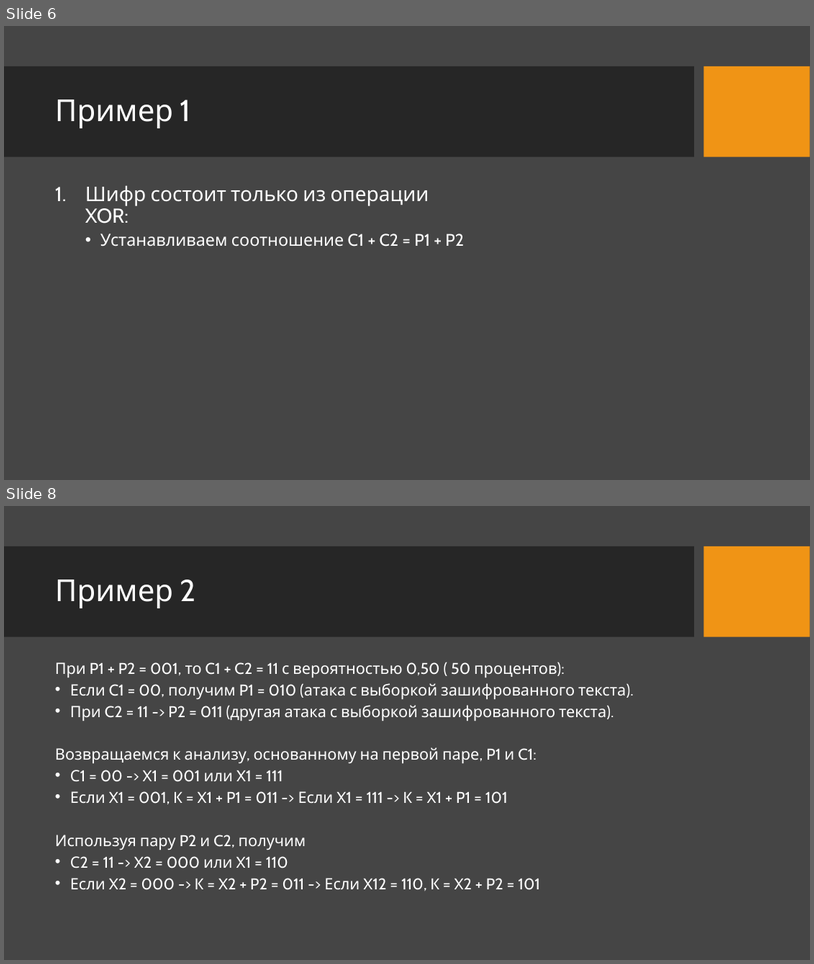
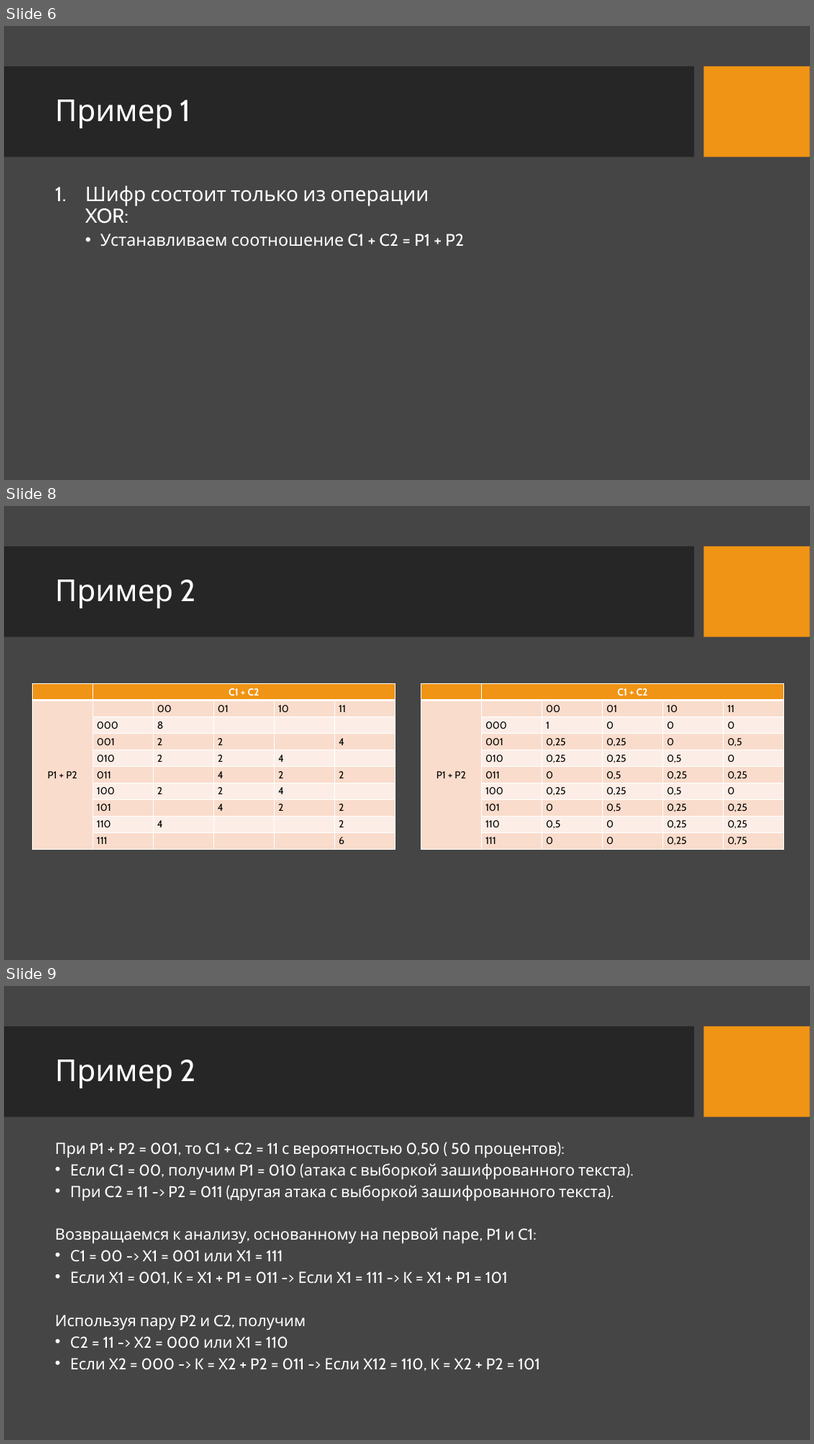
Before and after one commit to VladimirSolodilov/Programming, a slide deck: Дифференциальный криптоанализ.pptx. Shown one above the other, each under a label of ours: slides 6 and 8 before the commit, slides 6, 8 and 9 after it; the slides between them are not shown. The pictures are 814x964 and 814x1444 pixels, drawn with LibreOffice and Linux fonts; fonts in the diff are those of the drawing; background and template pictures are left out. Boxes give left, top, right and bottom in pixels: in the first picture for what was removed or moved away, otherwise in the second. Text is boxed around its words. In the diff, an @@ line names an element or a change of style, - is before the commit and + after.

```diff
--- a/Дифференциальный криптоанализ.pptx
+++ b/Дифференциальный криптоанализ.pptx
@@ slide 8 added at box(4, 506, 810, 960), background picture (left out); not listed: 2 template elements that a slide beside it also shows @@
@@ title added at box(55, 579, 196, 608), 36 pt, text #FFFFFF @@
+Пример 2
@@ table added at box(32, 684, 396, 849), 10 rows, 6 columns @@
+ | C1 + C2 |  |  |  | 
+P1 + P2 |  | 00 | 01 | 10 | 11
+ | 000 | 8 |  |  | 
+ | 001 | 2 | 2 |  | 4
+ | 010 | 2 | 2 | 4 | 
+ | 011 |  | 4 | 2 | 2
+ | 100 | 2 | 2 | 4 | 
+ | 101 |  | 4 | 2 | 2
+ | 110 | 4 |  |  | 2
+ | 111 |  |  |  | 6
@@ table added at box(422, 684, 784, 849), 10 rows, 6 columns @@
+ | C1 + C2 |  |  |  | 
+P1 + P2 |  | 00 | 01 | 10 | 11
+ | 000 | 1 | 0 | 0 | 0
+ | 001 | 0,25 | 0,25 | 0 | 0,5
+ | 010 | 0,25 | 0,25 | 0,5 | 0
+ | 011 | 0 | 0,5 | 0,25 | 0,25
+ | 100 | 0,25 | 0,25 | 0,5 | 0
+ | 101 | 0 | 0,5 | 0,25 | 0,25
+ | 110 | 0,5 | 0 | 0,25 | 0,25
+ | 111 | 0 | 0 | 0,25 | 0,75
@@ what was slide 8 is now slide 9 @@
```
Also in this commit, not shown: 1 slide changed.
